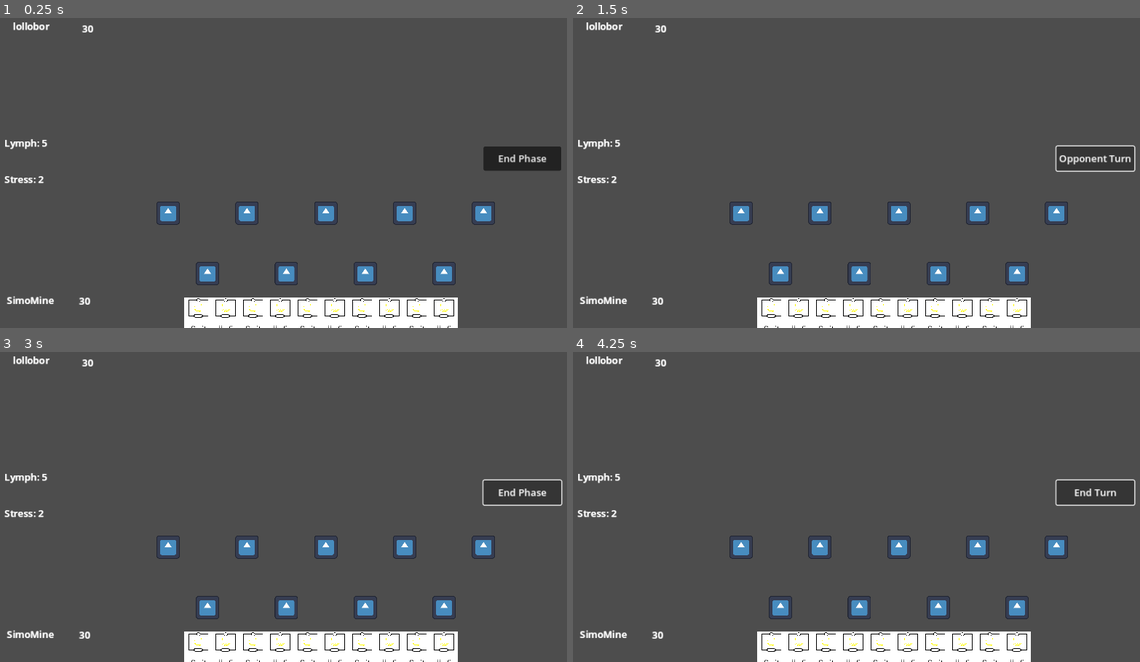
Above: before the commit, frames 1-4 (two rows, left to right).
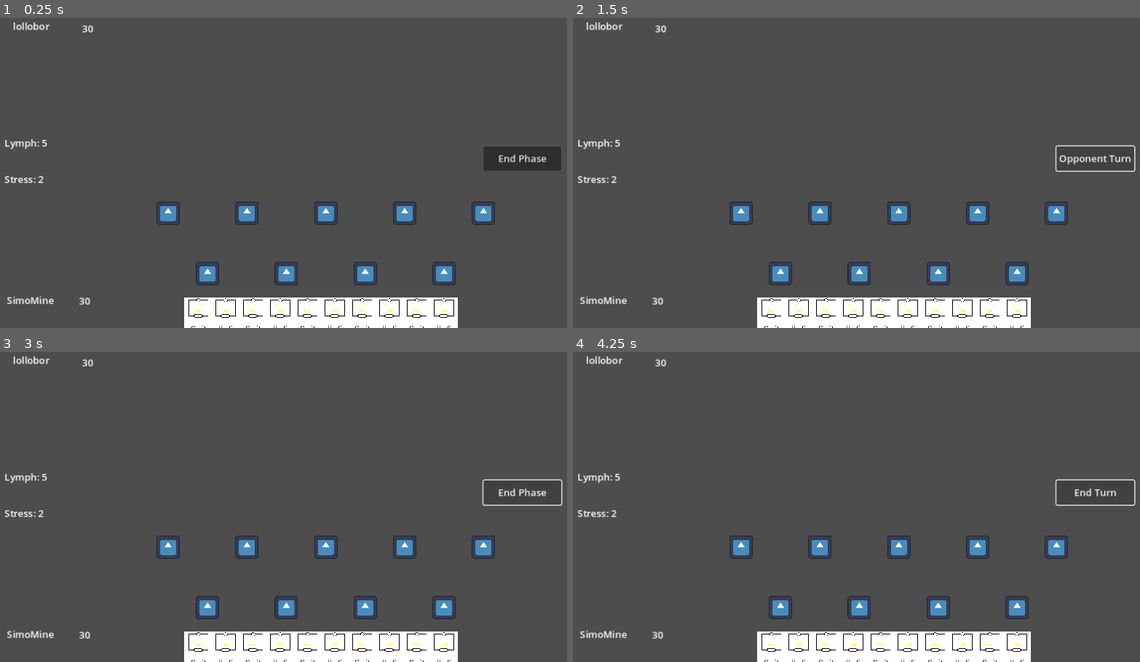
Above: after the commit, the same moments.

Repository: lollo004/gokard
Game: Godot game, scene res://Scenes/MainScene.tscn
Same seed, same stepped clock (60 frames per second), same inputs: the game is played once before the commit and once after it. Before the commit the project starts from res://Scenes/GameController.tscn. The engine's default icon, where the game draws it, is replaced by a stand-in: a white triangle on a blue panel in a dark square.
Inputs:
- Up to frame 1 (0.25 s): no input
- Up to frame 2 (1.5 s): click "End Phase" at 0.5 s; click "End Turn" at 1.25 s
- Up to frame 3 (3 s): click "Opponent Turn" at 2 s; click "Opponent Turn" at 2.75 s
- Up to frame 4 (4.25 s): click "End Phase" at 3.5 s

The runs differ from the first frame. In frame 1, 0.4% of the frame differs, in the area x 0-17%, y 1-93%; in frame 2, 0.4%; in frame 3, 0.4%; in frame 4, 0.4%.

Commit message:
big duplication bug finally fixed with a lot of difficulties and patience

Diff:
--- a/Scenes/Cards/Card.tscn
+++ b/Scenes/Cards/Card.tscn
@@ -36,6 +36,7 @@
 scale = Vector2(0.06, 0.06)
 script = ExtResource("1_oo0sj")
 Cost = 1
+Type = "Versatile"
 metadata/_edit_vertical_guides_ = [-222.0]
 metadata/_edit_group_ = true
 
--- a/Scenes/GameController.tscn
+++ b/Scenes/GameController.tscn
@@ -20,31 +20,31 @@
 
 [node name="Player" type="Node" parent="Card Position"]
 
-[node name="Player Positioner 1" parent="Card Position/Player" groups=["1"] instance=ExtResource("2_m0e23")]
+[node name="Player Positioner 1" parent="Card Position/Player" groups=["1", "Attack"] instance=ExtResource("2_m0e23")]
 position = Vector2(300, 350)
 
-[node name="Player Positioner 2" parent="Card Position/Player" groups=["2"] instance=ExtResource("2_m0e23")]
+[node name="Player Positioner 2" parent="Card Position/Player" groups=["2", "Attack"] instance=ExtResource("2_m0e23")]
 position = Vector2(430, 350)
 
-[node name="Player Positioner 3" parent="Card Position/Player" groups=["3"] instance=ExtResource("2_m0e23")]
+[node name="Player Positioner 3" parent="Card Position/Player" groups=["3", "Attack"] instance=ExtResource("2_m0e23")]
 position = Vector2(560, 350)
 
-[node name="Player Positioner 4" parent="Card Position/Player" groups=["4"] instance=ExtResource("2_m0e23")]
+[node name="Player Positioner 4" parent="Card Position/Player" groups=["4", "Attack"] instance=ExtResource("2_m0e23")]
 position = Vector2(690, 350)
 
-[node name="Player Positioner 5" parent="Card Position/Player" groups=["5"] instance=ExtResource("2_m0e23")]
+[node name="Player Positioner 5" parent="Card Position/Player" groups=["5", "Attack"] instance=ExtResource("2_m0e23")]
 position = Vector2(820, 350)
 
-[node name="Player Positioner 6" parent="Card Position/Player" groups=["6"] instance=ExtResource("2_m0e23")]
+[node name="Player Positioner 6" parent="Card Position/Player" groups=["6", "Defense"] instance=ExtResource("2_m0e23")]
 position = Vector2(365, 450)
 
-[node name="Player Positioner 7" parent="Card Position/Player" groups=["7"] instance=ExtResource("2_m0e23")]
+[node name="Player Positioner 7" parent="Card Position/Player" groups=["7", "Defense"] instance=ExtResource("2_m0e23")]
 position = Vector2(495, 450)
 
-[node name="Player Positioner 8" parent="Card Position/Player" groups=["8"] instance=ExtResource("2_m0e23")]
+[node name="Player Positioner 8" parent="Card Position/Player" groups=["8", "Defense"] instance=ExtResource("2_m0e23")]
 position = Vector2(625, 450)
 
-[node name="Player Positioner 9" parent="Card Position/Player" groups=["9"] instance=ExtResource("2_m0e23")]
+[node name="Player Positioner 9" parent="Card Position/Player" groups=["9", "Defense"] instance=ExtResource("2_m0e23")]
 position = Vector2(755, 450)
 
 [node name="GUI" type="Node" parent="."]
--- /dev/null
+++ b/Scenes/MainScene.tscn
@@ -0,0 +1,3 @@
+[gd_scene format=3 uid="uid://cn7qq6h6vk6m1"]
+
+[node name="Main Scene" type="Node"]
--- a/Scripts/Card.gd
+++ b/Scripts/Card.gd
@@ -1,5 +1,4 @@
 extends Area2D
-#get_tree().call_group("Card", "babeje") promemoria utile per i gruppi
 
 ## Card Variables ##
 
@@ -19,12 +18,12 @@
 @export var Effect : String = "" # Effect in game
 @export var Desription : String = "" # Lore
 
-@export var Type : String = "" # Type (attack - defense - all)
+@export var Type : String = "" # Type (attack - defense - versatile)
 
 ## Management Variables ##
 
 var Position : String = "" # Position on the field (1-9)
-var Location : String = "" # Location of the card (deck - hand - field - waste)
+var Location : String = "hand" # Location of the card (deck - hand - field - waste)
 
 ## Scale Variables ##
 
@@ -40,6 +39,7 @@
 var currentPos : int = 0 # Current position on the field (0 => Invalid)
 var old_position # First position of the card
 var new_position # New position of the card
+var currentLoc : String = ""
 
 ### MAIN EVENTS ###
 
@@ -53,11 +53,12 @@
 func _process(delta): # Function called every frame
 	if Input.is_action_just_pressed("click") and isMouseOver: # Click over a card with mouse
 		if isCardSelected: # Dropping the card
-			if currentPos == 0: # Wrong position
+			if currentPos != 0 and GameController.lymph >= Cost and GameController.turn == "player" and GameController.phase == "attack" and Location == "hand" and (Type == currentLoc or Type == "Versatile"): # Right position, right turn-phase and enough lymph
+				Location = "field"
+				global_position = new_position
+				GameController.lymph -= Cost
+			else:
 				global_position = old_position
-			elif GameController.lymph >= Cost: # Right position and enough lymph
-				global_position = new_position
-				GameController.lymph -= Cost		## DA FIXARE TOGLIE IL DOPPIO DEL MANA !!!!
 			isCardSelected = false
 		else: # Taking the card
 			old_position = global_position
@@ -87,6 +88,7 @@
 func _on_area_entered(area):
 	if area.get_groups()[0] == "Positioner":
 		currentPos = int(String(area.get_groups()[1]))
+		currentLoc = String(area.get_groups()[2])
 		new_position = area.global_position
 
 
--- a/Scripts/GameController.gd
+++ b/Scripts/GameController.gd
@@ -1,7 +1,7 @@
 extends Control
 
+### GAME VALUES ###
 
-### GAME VALUES ###
 @export var player_healt : int = 30
 @export var enemy_healt : int = 30
 @export var lymph : int = 0
@@ -10,22 +10,19 @@
 @export var phase : String = "defense"
 
 
-### OTHER VALUES ###
-var test = null
-
-
 func _ready():
 	var scene
+	var instance
 
 	for i in 10: #da sistemare posizionamento nella mano
 		scene = load("res://Scenes/Cards/Card.tscn")
-		var instance = scene.instantiate()
+		instance = scene.instantiate()
 		add_child(instance)
 		instance.global_position = Vector2(350 + (45*i), 520)
 
 
 func _process(delta):
-	get_tree().get_first_node_in_group("Lymph")
+	pass
 
 
 ### PUBLIC FUNCTION ###
--- /dev/null
+++ b/node.tscn
@@ -0,0 +1,18 @@
+[gd_scene load_steps=2 format=3 uid="uid://dh2co4ess8ey5"]
+
+[sub_resource type="GDScript" id="GDScript_36bl0"]
+script/source = "extends Node
+
+
+# Called when the node enters the scene tree for the first time.
+func _ready():
+	print(1)
+
+
+# Called every frame. 'delta' is the elapsed time since the previous frame.
+func _process(delta):
+	pass
+"
+
+[node name="Node" type="Node"]
+script = SubResource("GDScript_36bl0")
--- a/project.godot
+++ b/project.godot
@@ -11,7 +11,7 @@
 [application]
 
 config/name="gokard"
-run/main_scene="res://Scenes/GameController.tscn"
+run/main_scene="res://Scenes/MainScene.tscn"
 config/features=PackedStringArray("4.1", "Forward Plus")
 config/icon="res://icon.svg"
 
